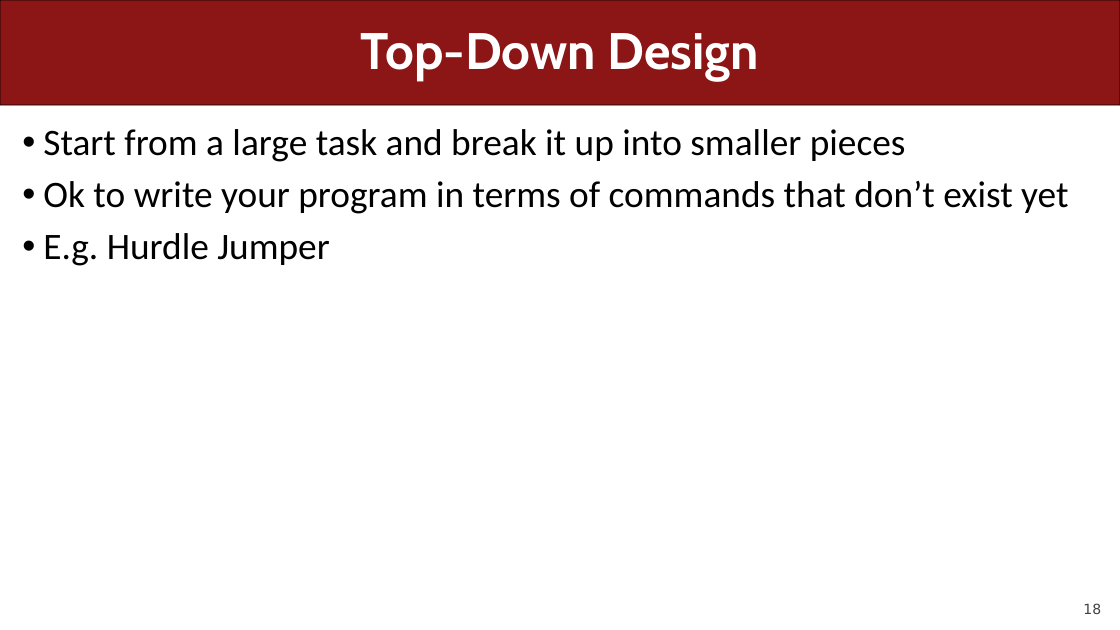
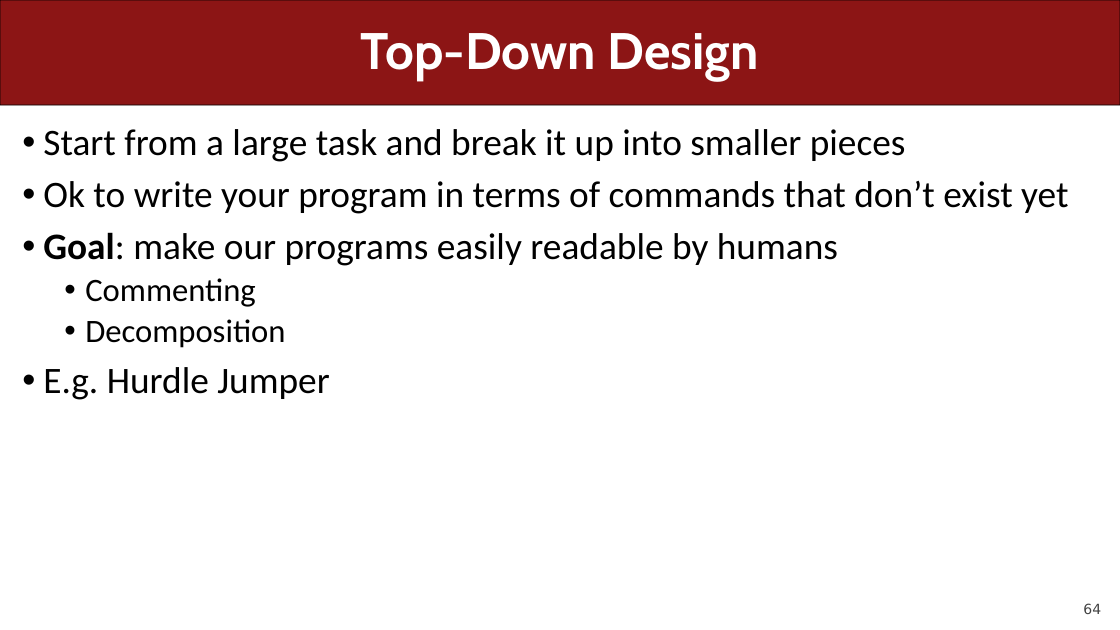
Before and after one commit to csbridge/csbridge2020, a slide deck: slide 64 of docs/slides/Lecture3.pptx (slide 18 before the commit). Drawn at 1120x630 pixels with LibreOffice and Linux fonts; fonts in the diff are those of the drawing. Boxes give left, top, right and bottom in pixels: in the first picture for what was removed or moved away, otherwise in the second. Text is boxed around its words. In the diff, an @@ line names an element or a change of style, - is before the commit and + after.

Commit message:
Lecture 3

```diff
--- a/docs/slides/Lecture3.pptx
+++ b/docs/slides/Lecture3.pptx
@@ text at [43,232,838,348]: paragraphs added @@
+• Goal: make our programs easily readable by humans
+  • Commenting
+  • Decomposition
@@ page number at [1083,603,1101,614]: text changed @@
-18
+64
```
Also in this commit, not shown: 2 other slides changed, 50 slides added, 2 other files.
